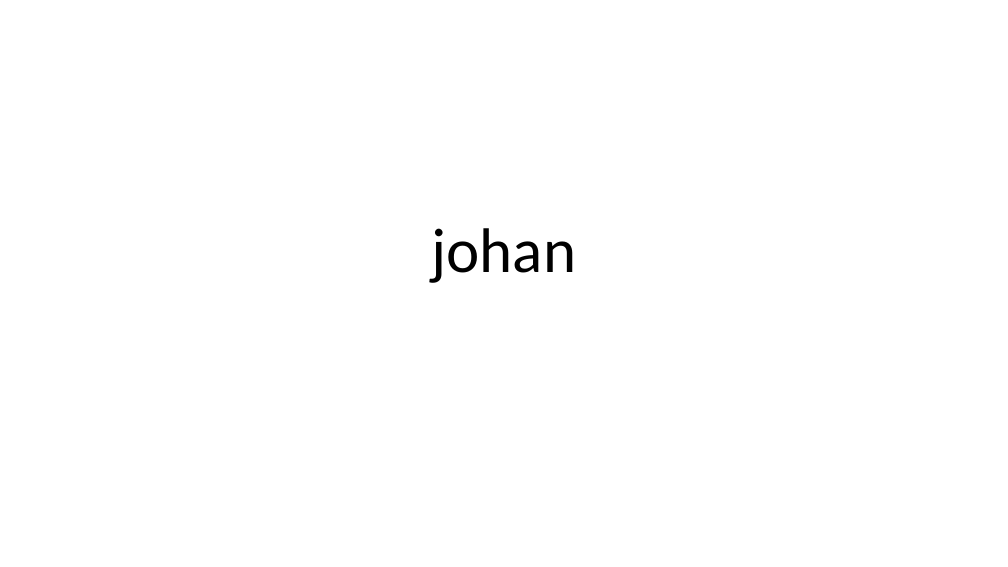
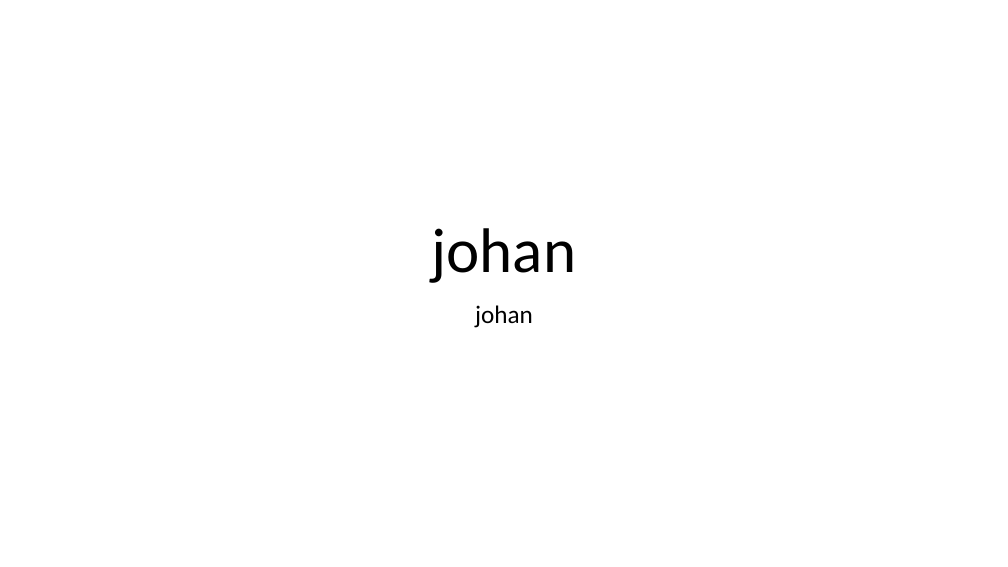
Before and after one commit to MikeOxlongfrfr/goethe, a slide deck: slide 1 of Johann Wolfgang von Goethe.pptx. Drawn at 1008x567 pixels with LibreOffice and Linux fonts; fonts in the diff are those of the drawing. Boxes give left, top, right and bottom in pixels: in the first picture for what was removed or moved away, otherwise in the second. Text is boxed around its words. In the diff, an @@ line names an element or a change of style, - is before the commit and + after.

Commit message:
pokus tam byl

```diff
--- a/Johann Wolfgang von Goethe.pptx
+++ b/Johann Wolfgang von Goethe.pptx
@@ subtitle added at <box>475,305,533,328</box>, 24 pt, text #000000 @@
+johan
```
